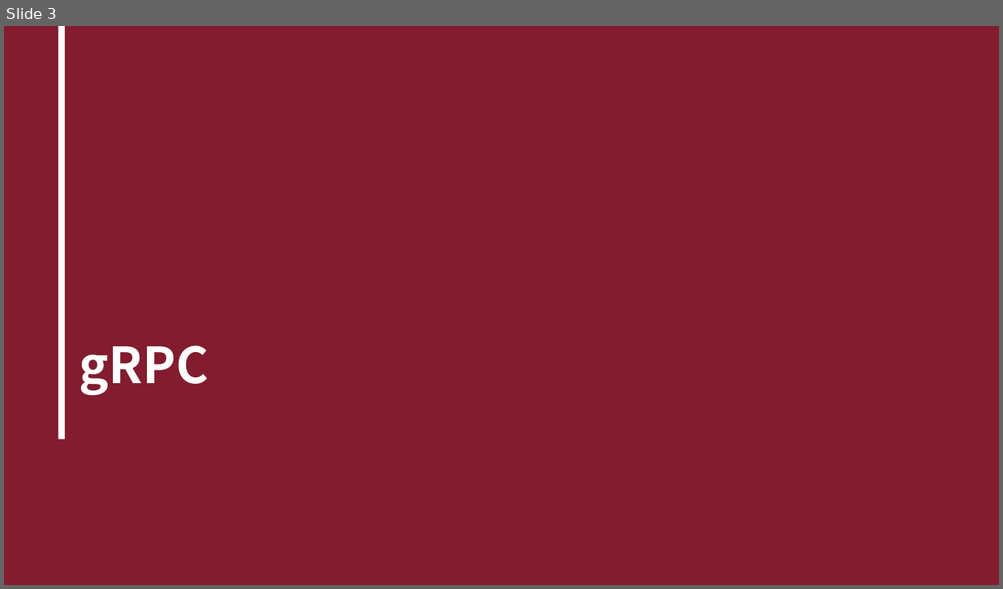
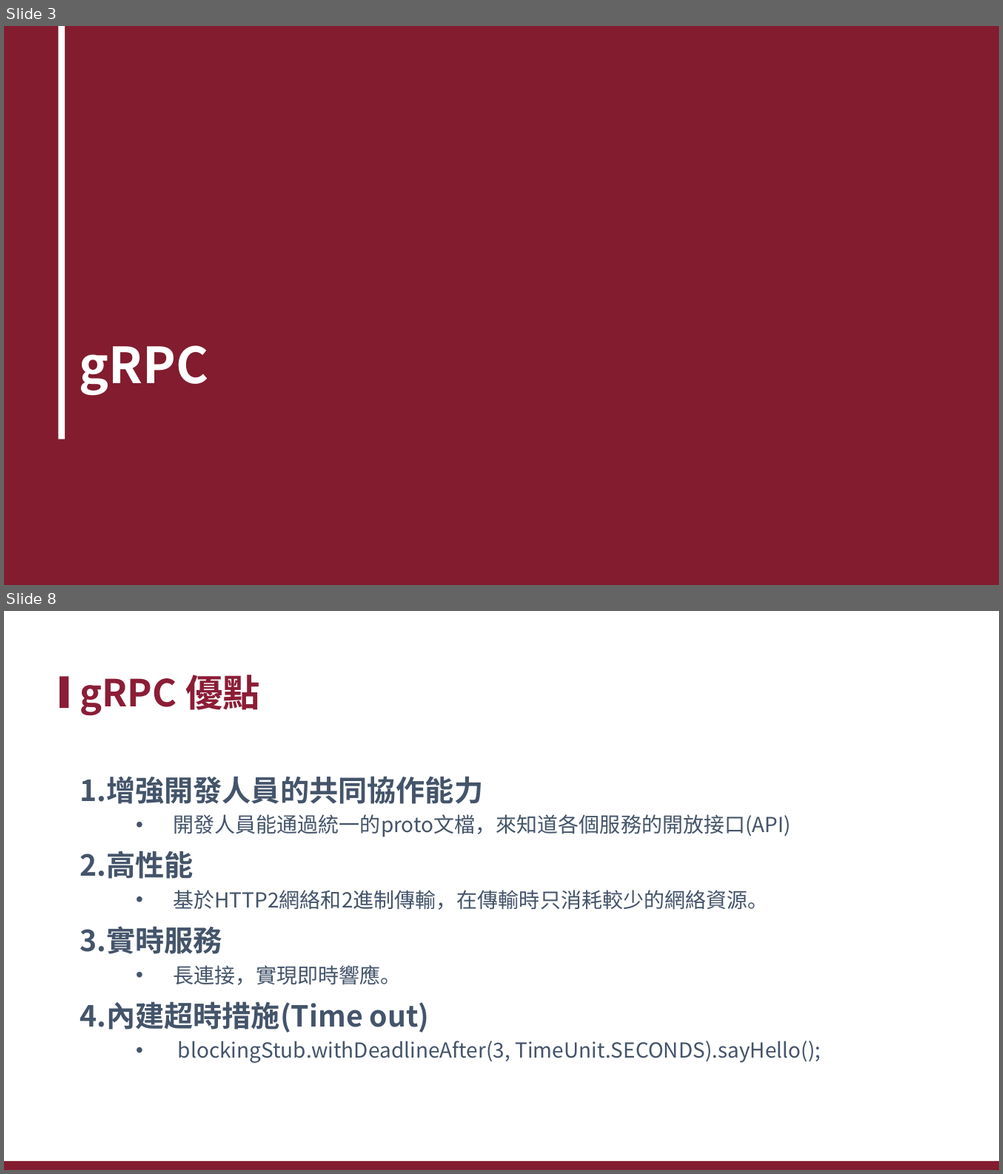
Before and after one commit to xiauchen/5__gRPC, a slide deck: 空白PPT.pptx. Shown one above the other, each under a label of ours: slide 3 before the commit, slides 3 and 8 after it; the slides between them are not shown. The pictures are 1003x589 and 1003x1174 pixels, drawn with LibreOffice and Linux fonts; fonts in the diff are those of the drawing; background and template pictures are left out. Boxes give left, top, right and bottom in pixels: in the first picture for what was removed or moved away, otherwise in the second. Text is boxed around its words. In the diff, an @@ line names an element or a change of style, - is before the commit and + after.

```diff
--- a/空白PPT.pptx
+++ b/空白PPT.pptx
@@ slide 8 added at [4,611,999,1170], background #FFFFFF @@
@@ rectangle added at [60,677,69,708], fill #8C1D36 @@
@@ title added at [79,675,260,716], 36 pt, text #8C1D36, bold @@
+gRPC 優點
@@ text added at [79,776,820,1063], 20 pt, text #44546A @@
+1.增強開發人員的共同協作能力
+  • 開發人員能通過統一的proto文檔，來知道各個服務的開放接口(API)
+2.高性能
+  • 基於HTTP2網絡和2進制傳輸，在傳輸時只消耗較少的網絡資源。
+3.實時服務
+  • 長連接，實現即時響應。
+4.內建超時措施(Time out)
+  • blockingStub.withDeadlineAfter(3, TimeUnit.SECONDS).sayHello();
@@ rectangle added at [4,1162,999,1170], fill #821C2E @@
```
Also in this commit, not shown: 5 slides changed, 28 other slides added, 6 slides removed, 30 other files.
